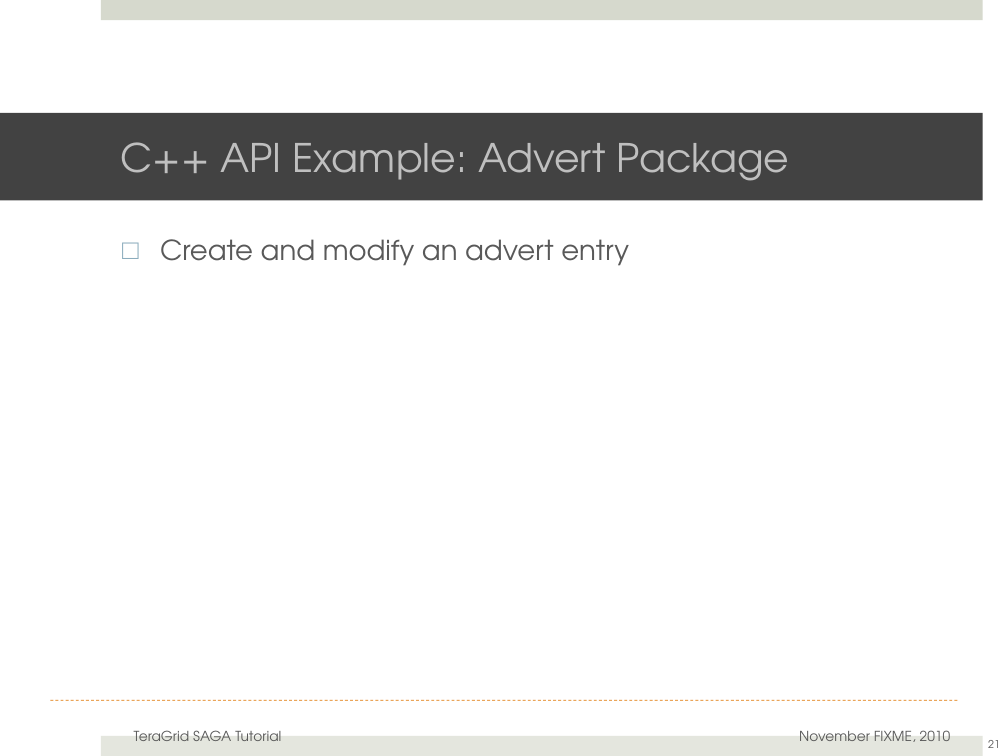
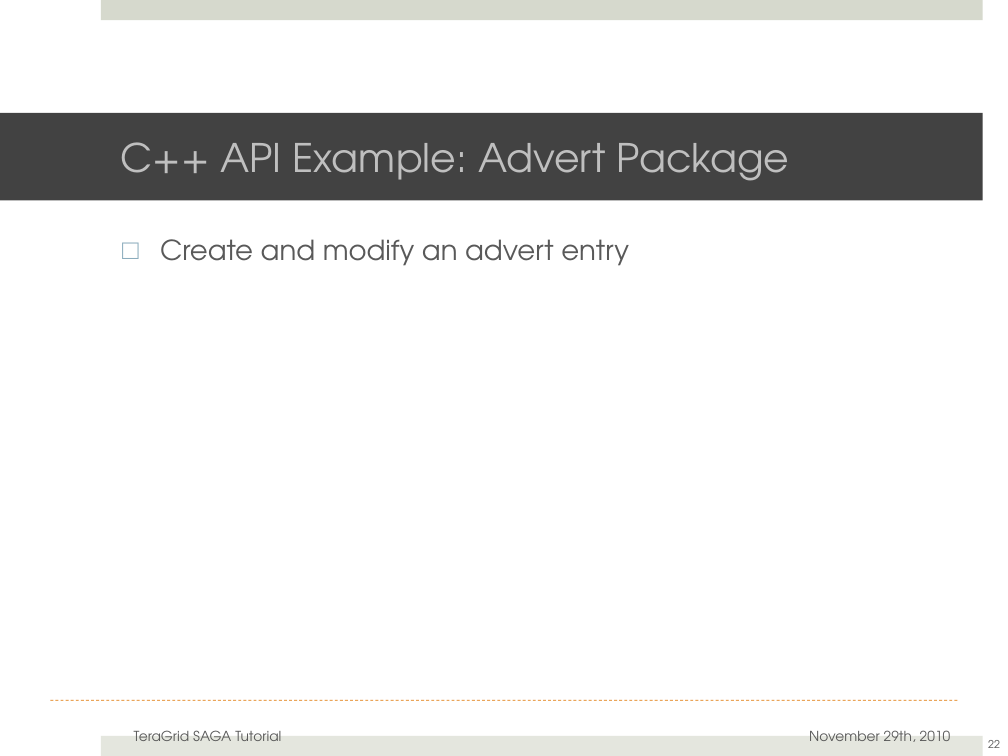
Before and after one commit to saga-project/saga-cpp-legacy-projects, a slide deck: slide 22 of tutorial/general_tutorial/SAGA-API-levels.pptx (slide 21 before the commit). Drawn at 1008x756 pixels with LibreOffice and Linux fonts; fonts in the diff are those of the drawing; background and template pictures are left out. Boxes give left, top, right and bottom in pixels: in the first picture for what was removed or moved away, otherwise in the second. Text is boxed around its words. In the diff, an @@ line names an element or a change of style, - is before the commit and + after.

Commit message:
Updating examples, minor changes

```diff
--- a/tutorial/general_tutorial/SAGA-API-levels.pptx
+++ b/tutorial/general_tutorial/SAGA-API-levels.pptx
@@ text at (809, 731, 951, 742): text changed @@
-November FIXME, 2010
+November 29th, 2010
@@ page number at (988, 740, 1000, 748): text changed @@
-21
+22
```
Also in this commit, not shown: 25 other slides changed, 1 slide added, 1 other file.
